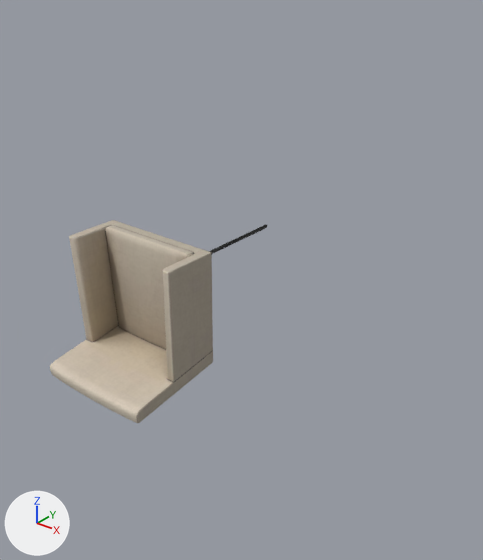
The OBJ model tokenhsi/data/dataset_dynamic_objects/train/ArmChair_Normal/7a1df5e9-0a47-3640-a68a-1b1aa07e8414/vis/mesh.obj: old version first, new version second.
One viewpoint serves both versions: a 50 mm camera at (1.83, -1.73, 1.3) aimed at (0.25, 0.25, 0.08). Every picture has the same lights, and +X, +Y and +Z are marked at lower left. Where no turn or scale is listed for an object, it has been applied to the vertices. Vertices at the same position are counted once.
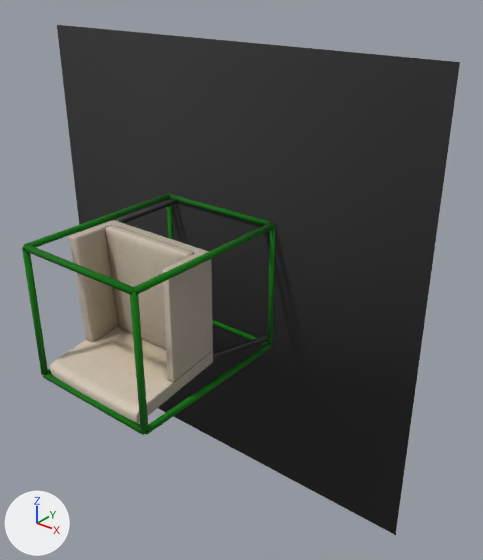
Pixel boxes [x1, y1, x2, y2] of what changed, in the pictures (483 x 560 px):
'mesh', reshaped (101% wider, 150% taller)
    before: [50, 220, 267, 423]
    after: [22, 25, 460, 535]
part 1 of me_mesh, added (green)
    after: [169, 194, 273, 225]
part 2 of me_mesh, added (green)
    after: [23, 245, 134, 295]
part 3 of me_mesh, added (green)
    after: [43, 373, 144, 435]
part 4 of me_mesh, added
    after: [212, 320, 268, 345]
part 5 of me_mesh, added (green)
    after: [268, 226, 275, 346]
part 6 of me_mesh, added
    after: [166, 199, 173, 239]
part 7 of me_mesh, added (green)
    after: [22, 247, 48, 375]
part 8 of me_mesh, added (green)
    after: [130, 292, 149, 434]
part 9 of me_mesh, added (green)
    after: [133, 222, 275, 294]
part 10 of me_mesh, added (green)
    after: [145, 343, 272, 435]
part 11 of me_mesh, added (green)
    after: [24, 193, 170, 247]
part 12 of me_mesh, added (black)
    after: [115, 199, 269, 361]
part 13 of me_mesh, added (black)
    after: [57, 25, 460, 535]

The change, as a list of edits to the scene's bpy script:
```text
Change me_mesh:
    used by ob_mesh; location = (0.0, 0.0, 0.0)
    remove me_mesh.from_pydata(...)  # 1199 vertices, 2262 faces; spans x -0.3..0.278, y -0.393..0.39, z -0.291..0.291
    add me_mesh.from_pydata(...)  # 1549 vertices, 2842 faces; spans x -1.0..1.0, y -0.403..0.403, z -1.0..1.0
    me_mesh part 1: a new loose piece, a box spanning x -0.3..0.3, y 0.383..0.403, z 0.281..0.301, in mat_material_0 (picture img_material_0_png)
    me_mesh part 2: a new loose piece, a box spanning x -0.3..0.3, y -0.403..-0.383, z 0.281..0.301, in mat_material_0 (picture img_material_0_png)
    me_mesh part 3: a new loose piece, a box spanning x -0.3..0.3, y -0.403..-0.383, z -0.301..-0.281, in mat_material_0 (picture img_material_0_png)
    me_mesh part 4: a new loose piece, a box spanning x -0.3..0.3, y 0.383..0.403, z -0.301..-0.281, in mat_material_0 (picture img_material_0_png)
    me_mesh part 5: a new loose piece, a box spanning x 0.29..0.31, y 0.383..0.403, z -0.291..0.291, in mat_material_0 (picture img_material_0_png)
    me_mesh part 6: a new loose piece, a box spanning x -0.31..-0.29, y 0.383..0.403, z -0.291..0.291, in mat_material_0 (picture img_material_0_png)
    me_mesh part 7: a new loose piece, a box spanning x -0.31..-0.29, y -0.403..-0.383, z -0.291..0.291, in mat_material_0 (picture img_material_0_png)
    me_mesh part 8: a new loose piece, a box spanning x 0.29..0.31, y -0.403..-0.383, z -0.291..0.291, in mat_material_0 (picture img_material_0_png)
    me_mesh part 9: a new loose piece, a box spanning x 0.29..0.31, y -0.393..0.393, z 0.281..0.301, in mat_material_0 (picture img_material_0_png)
    me_mesh part 10: a new loose piece, a box spanning x 0.29..0.31, y -0.393..0.393, z -0.301..-0.281, in mat_material_0 (picture img_material_0_png)
    me_mesh part 11: a new loose piece, a box spanning x -0.31..-0.29, y -0.393..0.393, z 0.281..0.301, in mat_material_0 (picture img_material_0_png)
    me_mesh part 12: a new loose piece of 126 vertices spanning x -0.273..0.3, y 0.033..0.393, z -0.266..0.287, in mat_material_0 (picture img_material_0_png)
    me_mesh part 13: 8 vertices added at x -1.0..1.0, y 0.392..0.393, z -1.0..1.0
```
